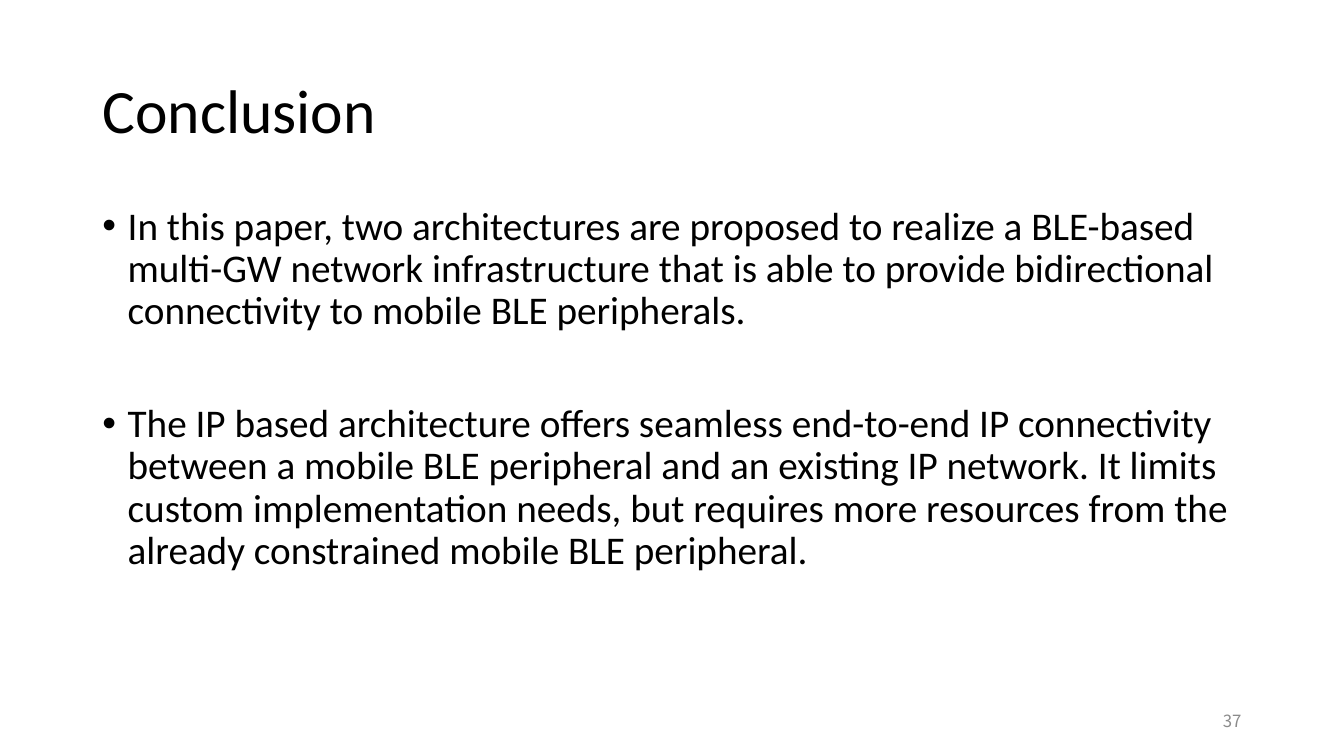
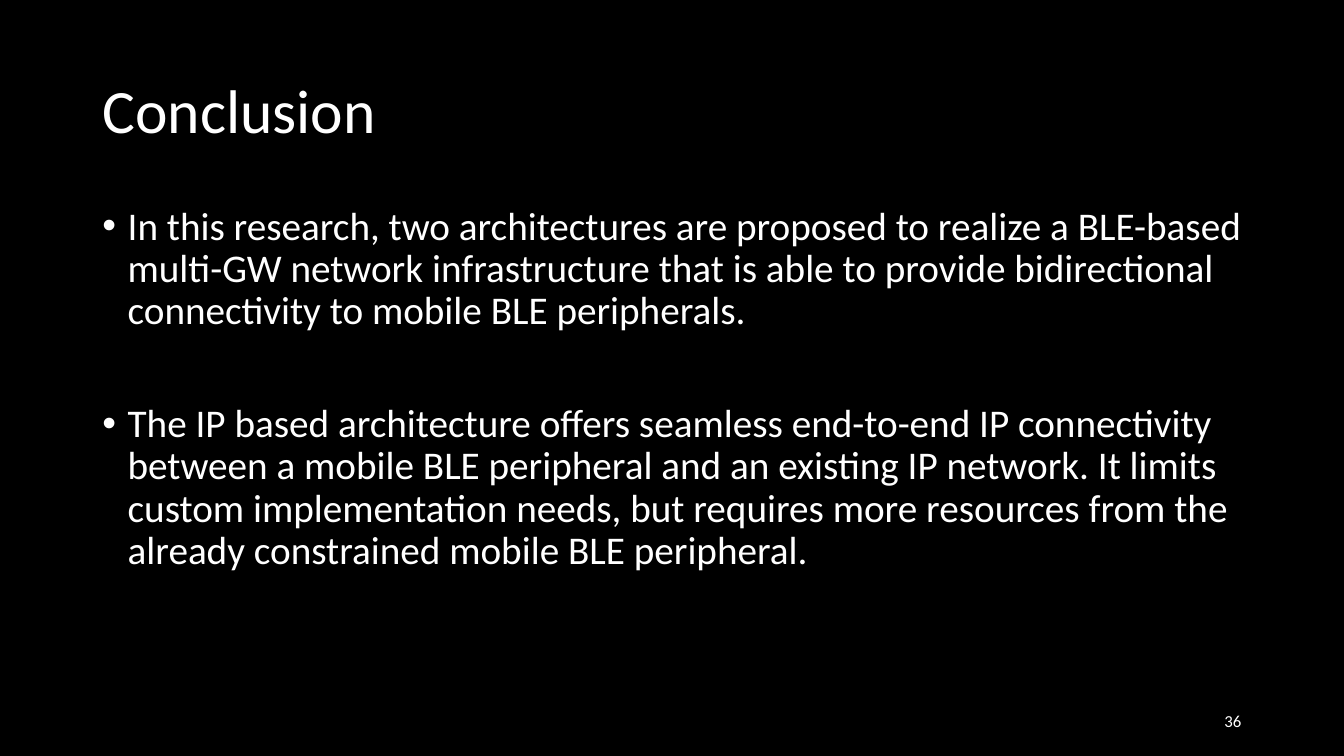
Before and after one commit to EKOISMYLOVE/NTUT_GM_PPT, a slide deck: slide 36 of A BLE-based multi-gateway network infrastructure with handover support for mobile BLE peripherals.pptx (slide 37 before the commit). Drawn at 1344x756 pixels with LibreOffice and Linux fonts; fonts in the diff are those of the drawing. Boxes give left, top, right and bottom in pixels: in the first picture for what was removed or moved away, otherwise in the second. Text is boxed around its words. In the diff, an @@ line names an element or a change of style, - is before the commit and + after.

```diff
--- a/A BLE-based multi-gateway network infrastructure with handover support for mobile BLE peripherals.pptx
+++ b/A BLE-based multi-gateway network infrastructure with handover support for mobile BLE peripherals.pptx
@@ background #FFFFFF to #000000 @@
@@ title "Conclusion" at [102,90,375,134]: text colour #000000 to #FFFFFF @@
@@ text at [128,212,1241,331]: text changed; text colour #000000 to #FFFFFF @@
-• In this paper, two architectures are proposed to realize a BLE-based multi-GW network infrastructure that is able to provide bidirectional connectivity to mobile BLE peripherals.
+• In this research, two architectures are proposed to realize a BLE-based multi-GW network infrastructure that is able to provide bidirectional connectivity to mobile BLE peripherals.
@@ text at [128,409,1227,571]: text colour #000000 to #FFFFFF in "The IP based architecture offers seamless end-to-end ..." @@
@@ page number at [1224,715,1241,727]: text changed; font Noto Sans CJK TC to Calibri; text colour #8C8C8C to #FFFFFF @@
-37
+36
```
Also in this commit, not shown: 37 other slides changed, 2 slides added, 3 slides removed.
